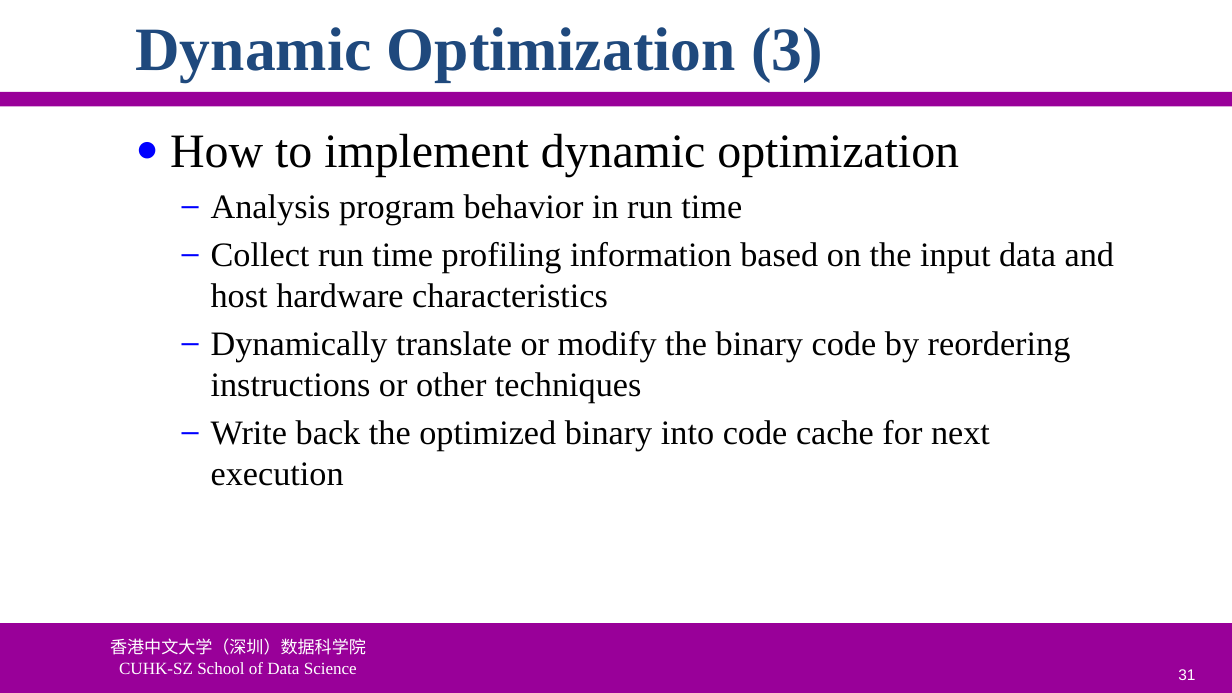
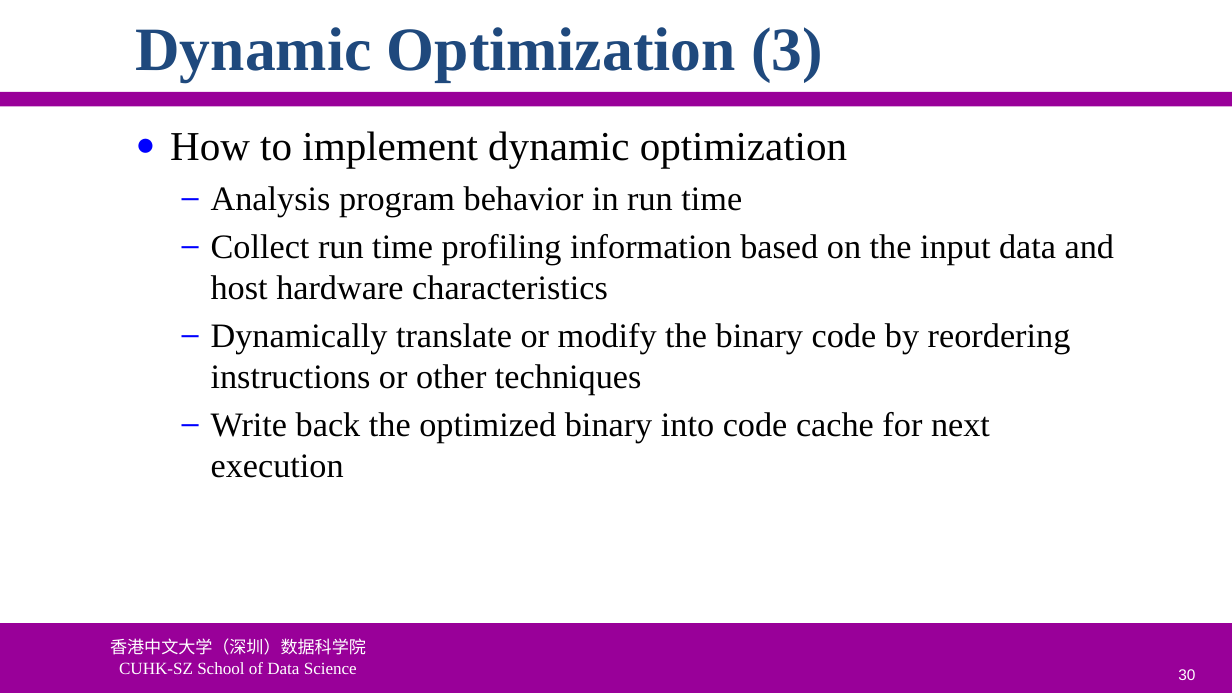
Before and after one commit to ychung1103/ychung1103.github.io, a slide deck: slide 30 of Slides/CSC6103/VT-02 System Virtualization.pptx (slide 31 before the commit). Drawn at 1232x693 pixels with LibreOffice and Linux fonts; fonts in the diff are those of the drawing; background and template pictures are left out. Boxes give left, top, right and bottom in pixels: in the first picture for what was removed or moved away, otherwise in the second. Text is boxed around its words. In the diff, an @@ line names an element or a change of style, - is before the commit and + after.

```diff
--- a/Slides/CSC6103/VT-02 System Virtualization.pptx
+++ b/Slides/CSC6103/VT-02 System Virtualization.pptx
@@ text at bbox=[170, 131, 847, 168]: size 28 to 24 pt in "How to implement dynamic optimization" @@
@@ page number at bbox=[1178, 669, 1195, 680]: text changed @@
-31
+30
```
Also in this commit, not shown: 9 other slides changed, 1 slide removed.
